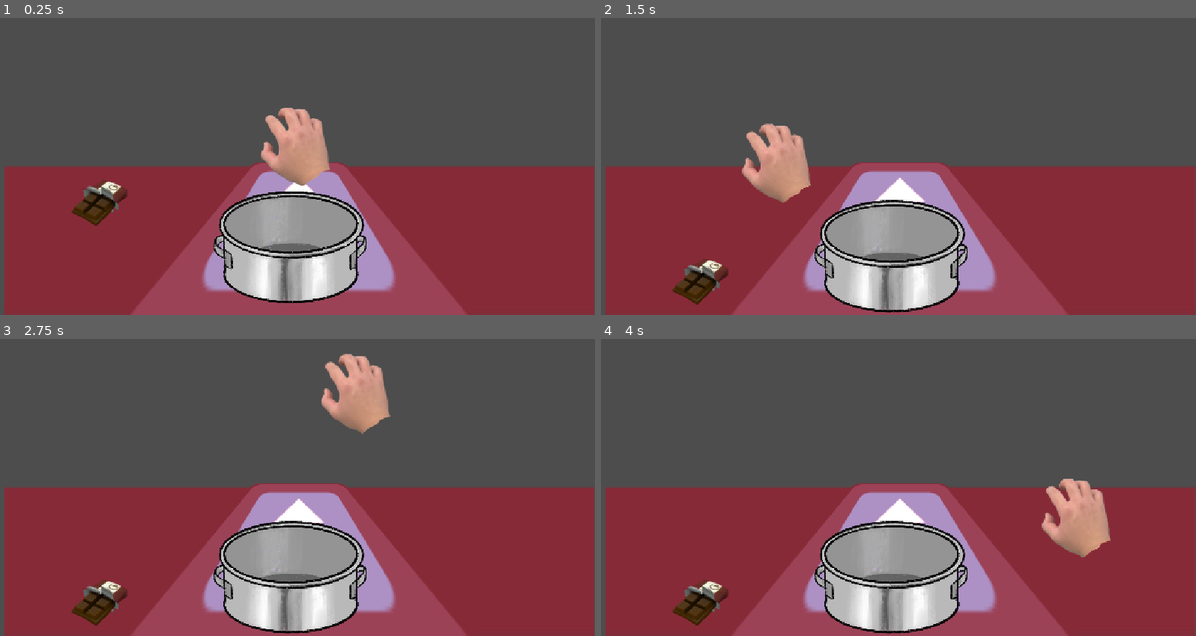
Above: before the commit, frames 1-4 (two rows, left to right).
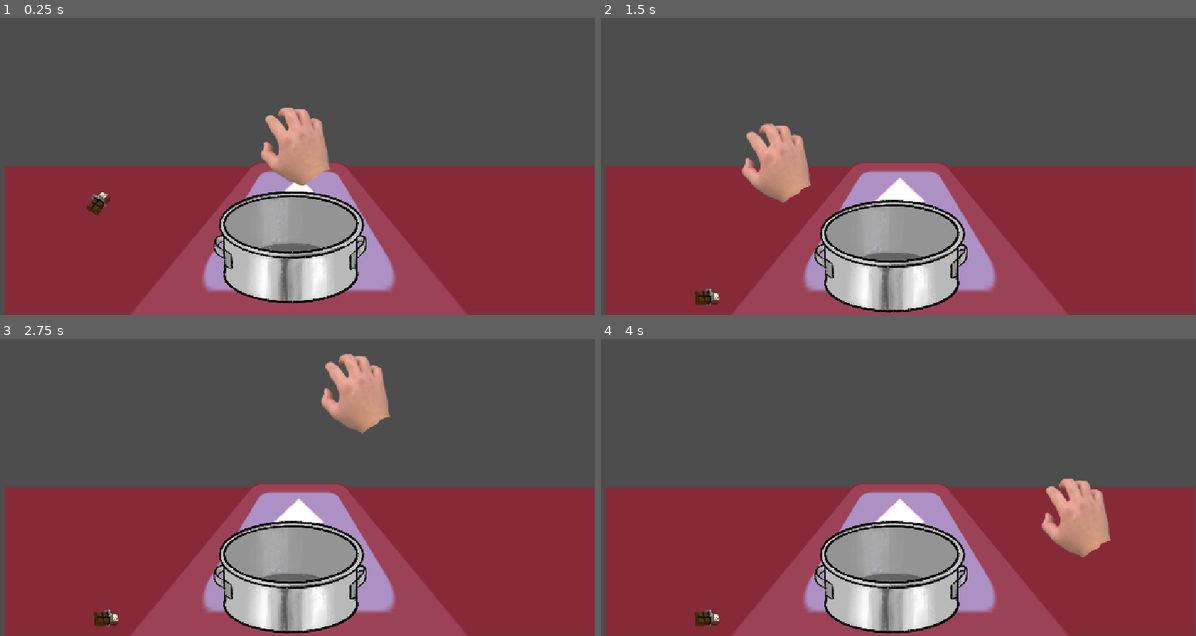
Above: after the commit, the same moments.

Repository: EugeneGLi/HotCocoaForTwo
Game: Godot game, scene res://scenes/demo.tscn
The game is run twice, just before and just after one commit, with the same random seed, the same clock (stepped at 60 frames per second) and the same inputs. The engine's default icon, where the game draws it, is replaced by a stand-in: a white triangle on a blue panel in a dark square.
Inputs (mouse positions are in pixels of both pictures, inside the frame that each line leads up to):
- Up to frame 1 (0.25 s): no input
- Up to frame 2 (1.5 s): tap Enter (ui_accept) at 0.5, 0.77, 1.25 s; move the mouse to (1029, 130) at 0.52 s; press the mouse at (1029, 130) at 0.53 s; hold Right (ui_right) from 0.53 s (still down); move the mouse to (773, 163) at 1.27 s; release the mouse at (773, 163) at 1.28 s; click (773, 163) at 1.35 s
- Up to frame 3 (2.75 s): tap Enter (ui_accept) at 1.52, 2 s; move the mouse to (357, 392) at 2.02 s; release Right (ui_right) at 2.03 s; press the mouse at (357, 392) at 2.03 s; hold Left (ui_left) from 2.03 s (still down)
- Up to frame 4 (4 s): tap Enter (ui_accept) at 2.75, 3.02, 3.5, 3.77 s; move the mouse to (868, 535) at 2.77 s; release Left (ui_left) at 2.78 s; release the mouse at (868, 535) at 2.78 s; hold Right (ui_right) from 2.78 s (still down); click (868, 535) at 2.85 s; move the mouse to (1077, 517) at 3.52 s; press the mouse at (1077, 517) at 3.53 s

The runs differ from the first frame. In frame 1, 0.8% of the frame differs, in the area x 11-22%, y 54-71%; in frame 2, 0.9%, in the area x 12-22%, y 81-97%; in frame 3, 0.9%; in frame 4, 0.9%.

Commit message:
making abstractions

Diff:
--- /dev/null
+++ b/HotCocoaForTwo/scenes/grabbable.tscn
@@ -0,0 +1,13 @@
+[gd_scene format=3 uid="uid://clgm0opwuomqn"]
+
+[node name="GrabbableTemplate" type="RigidBody2D" unique_id=1450439087]
+
+[node name="Sprite" type="Sprite2D" parent="." unique_id=2049580082]
+position = Vector2(-2, 1)
+scale = Vector2(0.42935917, 0.528216)
+
+[node name="CollisionBox" type="CollisionShape2D" parent="." unique_id=1875963700]
+
+[node name="GrabbableArea" type="Area2D" parent="." unique_id=66990672 groups=["Grabbable"]]
+
+[node name="CollisionShape2D" type="CollisionShape2D" parent="GrabbableArea" unique_id=921676458]
--- a/HotCocoaForTwo/scenes/ingredient.tscn
+++ b/HotCocoaForTwo/scenes/ingredient.tscn
@@ -1,30 +1,28 @@
 [gd_scene format=3 uid="uid://cai0m5xuone5r"]
 
 [ext_resource type="Texture2D" uid="uid://dh31461mqgyxn" path="res://assets/choclate.png" id="1_rcex7"]
-[ext_resource type="Script" uid="uid://8fh45c5xxnl5" path="res://scripts/ingredient.gd" id="1_ssx0k"]
+[ext_resource type="PackedScene" uid="uid://clgm0opwuomqn" path="res://scenes/grabbable.tscn" id="2_de0p5"]
 
-[sub_resource type="PhysicsMaterial" id="PhysicsMaterial_ssx0k"]
+[sub_resource type="RectangleShape2D" id="RectangleShape2D_r8pa7"]
+size = Vector2(25.605495, 43.031013)
 
-[sub_resource type="RectangleShape2D" id="RectangleShape2D_e1qvk"]
-size = Vector2(83, 79)
+[sub_resource type="CircleShape2D" id="CircleShape2D_8iyfc"]
 
-[sub_resource type="CapsuleShape2D" id="CapsuleShape2D_e1qvk"]
-radius = 30.0
-height = 94.0
+[node name="Ingredient" type="Node2D" unique_id=993039001]
+scale = Vector2(1.665, 1.665)
 
-[node name="Ingredient" type="RigidBody2D" unique_id=1407339058]
-physics_material_override = SubResource("PhysicsMaterial_ssx0k")
-script = ExtResource("1_ssx0k")
+[node name="GrabbableTemplate" parent="." unique_id=1450439087 instance=ExtResource("2_de0p5")]
 
-[node name="Sprite2D" type="Sprite2D" parent="." unique_id=1156951892]
+[node name="Sprite" parent="GrabbableTemplate" index="0" unique_id=2049580082]
 texture = ExtResource("1_rcex7")
 
-[node name="Area2D" type="Area2D" parent="." unique_id=714739791 groups=["Grabbable"]]
+[node name="CollisionBox" parent="GrabbableTemplate" index="1" unique_id=1875963700]
+position = Vector2(-0.7537969, -0.29341203)
+rotation = 0.6981317
+scale = Vector2(0.99999976, 0.99999976)
+shape = SubResource("RectangleShape2D_r8pa7")
 
-[node name="CollisionShape2D" type="CollisionShape2D" parent="Area2D" unique_id=1282891780]
-position = Vector2(1, -5)
-shape = SubResource("RectangleShape2D_e1qvk")
+[node name="CollisionShape2D" parent="GrabbableTemplate/GrabbableArea" parent_id_path=PackedInt32Array(1450439087, 66990672) index="0" unique_id=921676458]
+shape = SubResource("CircleShape2D_8iyfc")
 
-[node name="CollisionShape2D" type="CollisionShape2D" parent="." unique_id=1062058306]
-position = Vector2(2, -3)
-shape = SubResource("CapsuleShape2D_e1qvk")
+[editable path="GrabbableTemplate"]
--- /dev/null
+++ b/HotCocoaForTwo/scripts/grabbable.gd
@@ -0,0 +1,16 @@
+extends RigidBody2D
+class_name GrabbableObject
+
+var isGrabbed = false;
+var grav = 10
+@warning_ignore("unused_parameter")
+func _process(delta: float) -> void:
+	if isGrabbed:
+		position = get_global_mouse_position();
+		freeze = true
+	else:
+		freeze = false
+
+
+func _on_main_thingy_grab_item(info: bool) -> void:
+	isGrabbed = info
Binary file added: HotCocoaForTwo/assets/Kitchen/knife_PNG1512-495464114.png
Not shown, added: HotCocoaForTwo/assets/Kitchen/knife_PNG1512-495464114.png.import
Not shown, added: HotCocoaForTwo/scripts/grabbable.gd.uid
